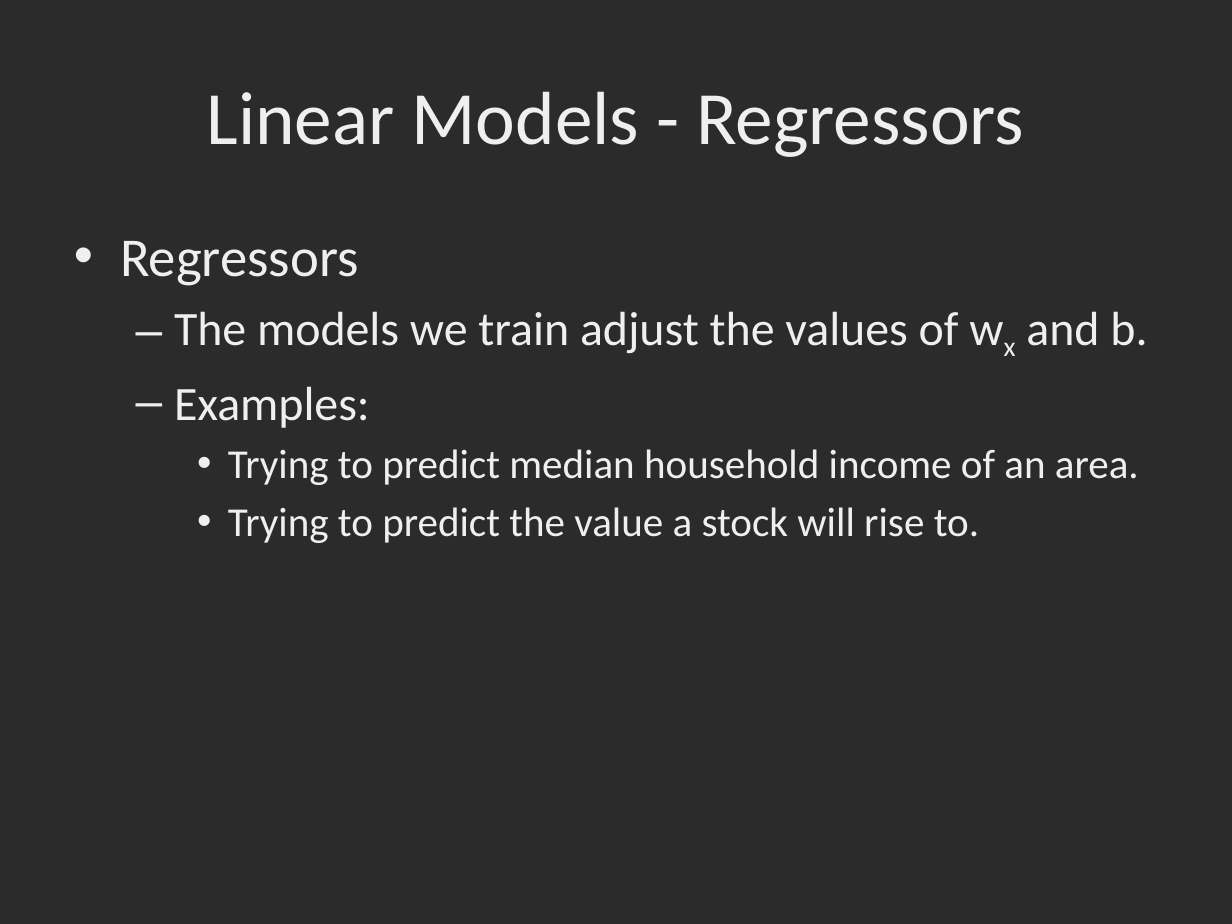
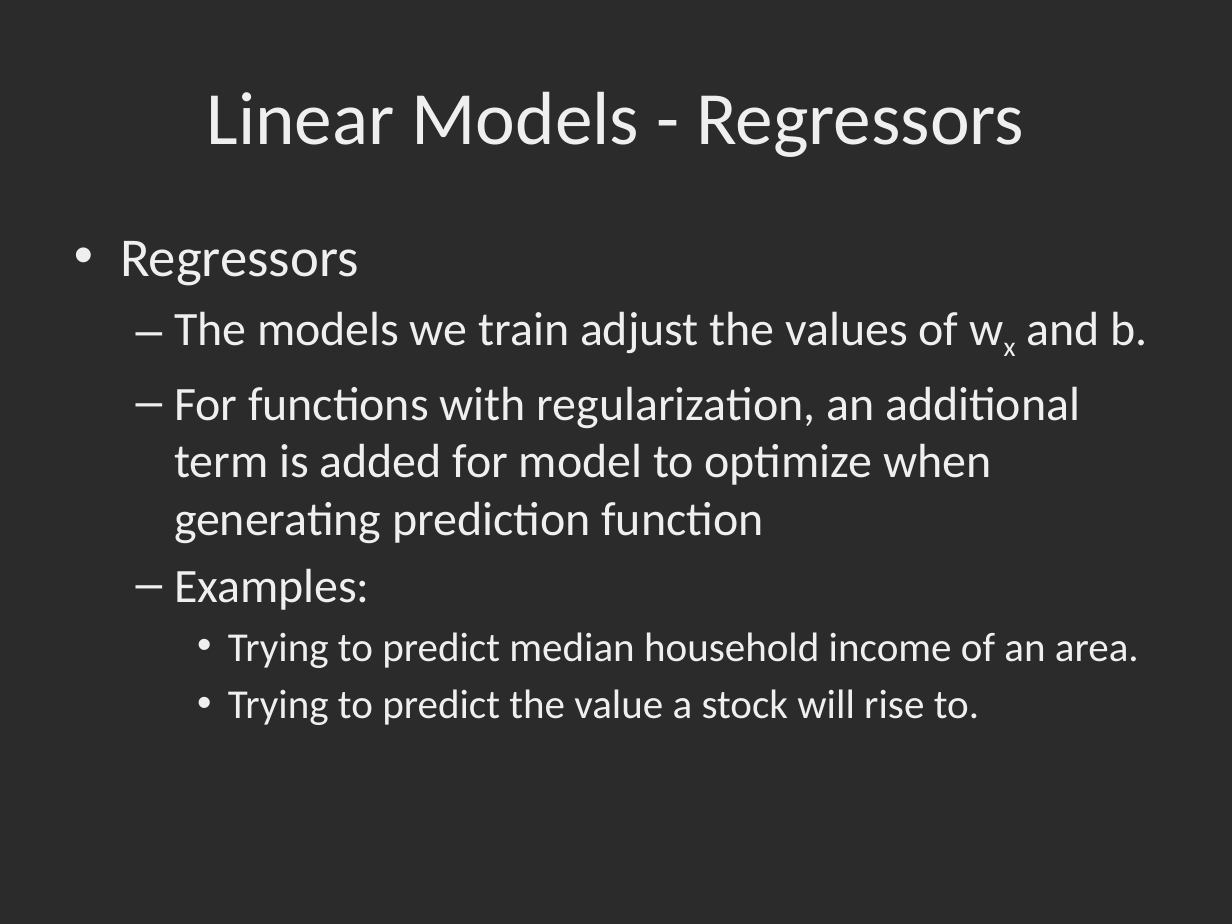
Before and after one commit to dbowmans46/PracticalProgramming, a slide deck: slide 60 of Session 7 - Python/Instructional Material/Session 7 - Python Brief Intro to Machine Learning with Scikit Learn.pptx (slide 51 before the commit). Drawn at 1232x924 pixels with LibreOffice and Linux fonts; fonts in the diff are those of the drawing; background and template pictures are left out; a plain dark background stands for a picture behind light text. Boxes give left, top, right and bottom in pixels: in the first picture for what was removed or moved away, otherwise in the second. Text is boxed around its words. In the diff, an @@ line names an element or a change of style, - is before the commit and + after.

Commit message:
Additional slides on regressors and regularization, added helper class for model accuracy output, implemented helper class.

```diff
--- a/Session 7 - Python/Instructional Material/Session 7 - Python Brief Intro to Machine Learning with Scikit Learn.pptx
+++ b/Session 7 - Python/Instructional Material/Session 7 - Python Brief Intro to Machine Learning with Scikit Learn.pptx
@@ text at (x1=174, y1=386, x2=1080, y2=543): paragraph added @@
+  – For functions with regularization, an additional term is added for model to optimize when generating prediction function
```
Also in this commit, not shown: 6 other slides changed, 10 slides added, 2 other files.
